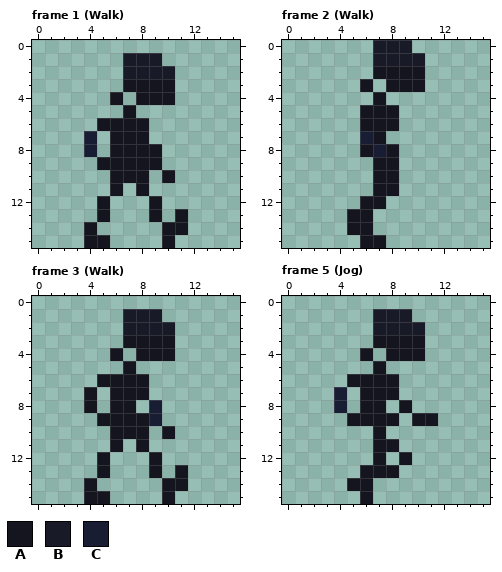
File history of a pixel-art file, Assets/Sprites/Player_Sprite.aseprite. The picture above was drawn from the file before the commit.
16x16 pixels, 12 frames. Shown: frame 1 (Walk), frame 2 (Walk), frame 3 (Walk), frame 5 (Jog). The commit also changed other frames, which this record leaves out.
Palette (. is transparent): A #151520  B #181a28  C #181d33
The result:
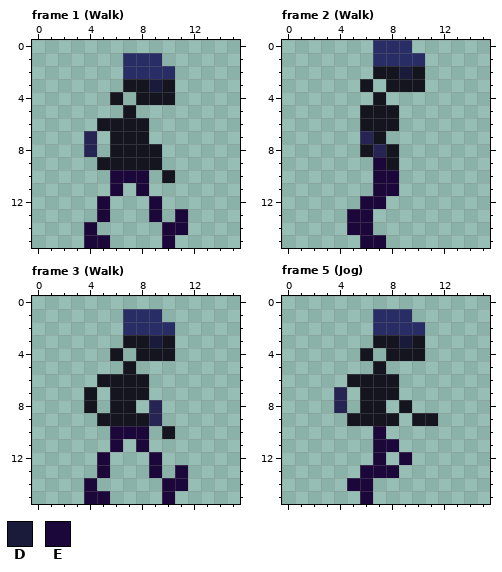
Colours new in this view: D #1a1a3b  E #1b0739
The edit:
@@ palette @@
-B #181a28
+B #292d65
-C #181d33
+C #262453
--- frame 1 (Walk), layer "Color"
@@ x 7..11 @@
  2 BBBB.
- 3 AAAA.
+ 3 AADA.
  4 .AAA.
@@ x 0..15 @@
  9 .....AAAAA......
-10 ......AAA.A.....
-11 ......A.A.......
-12 .....A...A......
-13 .....A...A.A....
-14 ....A.....AA....
-15 ....AA....A.....
+10 ......EEE.A.....
+11 ......E.E.......
+12 .....E...E......
+13 .....E...E.E....
+14 ....E.....EE....
+15 ....EE....E.....
--- frame 2 (Walk), layer "Color"
@@ x 7..11 @@
  1 BBBB.
- 2 AAAA.
+ 2 AADA.
  3 .AAA.
@@ x 3..10 @@
  8 ...ACA..
- 9 ....AA..
-10 ....AA..
-11 ....AA..
-12 ...AA...
-13 ..AA....
-14 ..AA....
-15 ...AA...
+ 9 ....EA..
+10 ....EE..
+11 ....EE..
+12 ...EE...
+13 ..EE....
+14 ..EE....
+15 ...EE...
--- frame 3 (Walk), layer "Color"
@@ x 7..11 @@
  2 BBBB.
- 3 AAAA.
+ 3 AADA.
  4 .AAA.
@@ x 0..15 @@
  9 .....AAAAC......
-10 ......AAA.A.....
-11 ......A.A.......
-12 .....A...A......
-13 .....A...A.A....
-14 ....A.....AA....
-15 ....AA....A.....
+10 ......EEE.A.....
+11 ......E.E.......
+12 .....E...E......
+13 .....E...E.E....
+14 ....E.....EE....
+15 ....EE....E.....
--- frame 5 (Jog), layer "Color"
@@ x 7..11 @@
  2 BBBB.
- 3 AAAA.
+ 3 AADA.
  4 .AAA.
@@ x 3..11 @@
  9 ..AAAA.AA
-10 ....A....
-11 ....AA...
-12 ....A.A..
-13 ...AAA...
-14 ..AA.....
-15 ...A.....
+10 ....E....
+11 ....EE...
+12 ....E.E..
+13 ...EEE...
+14 ..EE.....
+15 ...E.....
Pixel boxes of the changes (left, top, right, bottom) in both pictures:
changed: (123, 53, 175, 92)
changed: (84, 131, 188, 248)
changed: (373, 40, 425, 79)
changed: (347, 131, 399, 248)
changed: (84, 309, 188, 504)
changed: (373, 309, 425, 348)
changed: (334, 387, 412, 504)
